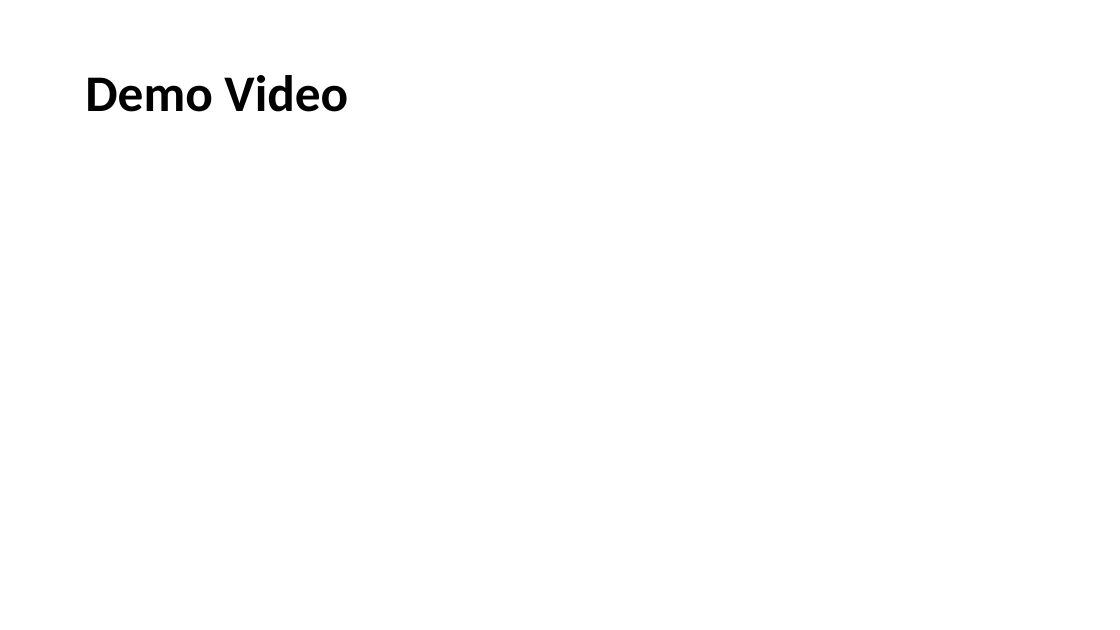
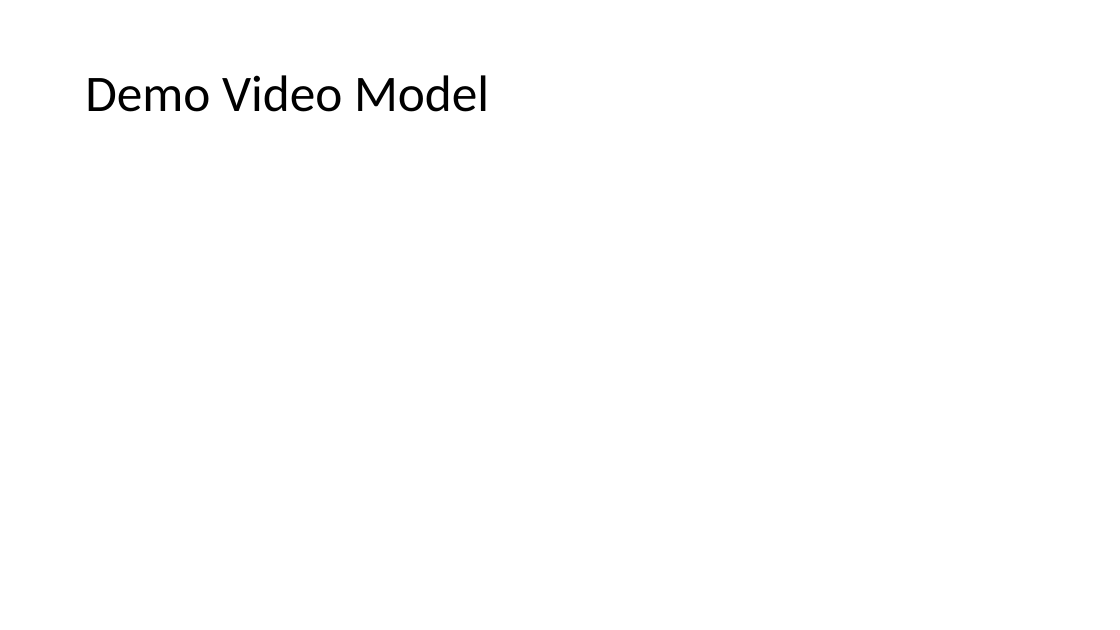
Before and after one commit to Burnetb8/Senior-Capstone, a slide deck: slide 7 of Documentation/Sprint 1 Pres.pptx (slide 6 before the commit). Drawn at 1120x630 pixels with LibreOffice and Linux fonts; fonts in the diff are those of the drawing. Boxes give left, top, right and bottom in pixels: in the first picture for what was removed or moved away, otherwise in the second. Text is boxed around its words. In the diff, an @@ line names an element or a change of style, - is before the commit and + after.

Commit message:
Demo video website and lessons learned for sprint 1 presentation

```diff
--- a/Documentation/Sprint 1 Pres.pptx
+++ b/Documentation/Sprint 1 Pres.pptx
@@ title at (85, 75, 489, 112): text changed; bold off @@
-Demo Video
+Demo Video Model
```
Also in this commit, not shown: 4 other slides changed, 2 slides added, 1 slide removed, 2 other files.
